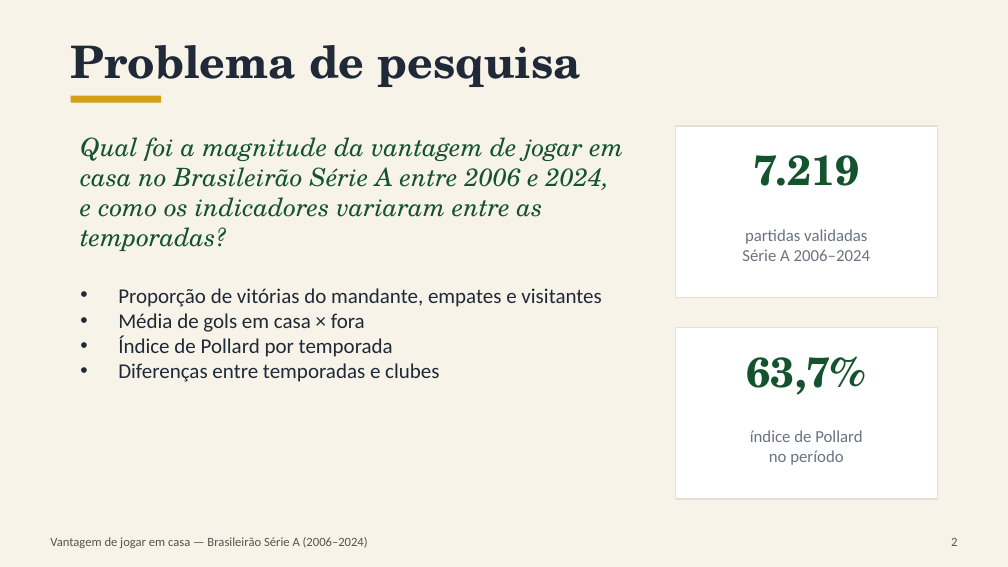
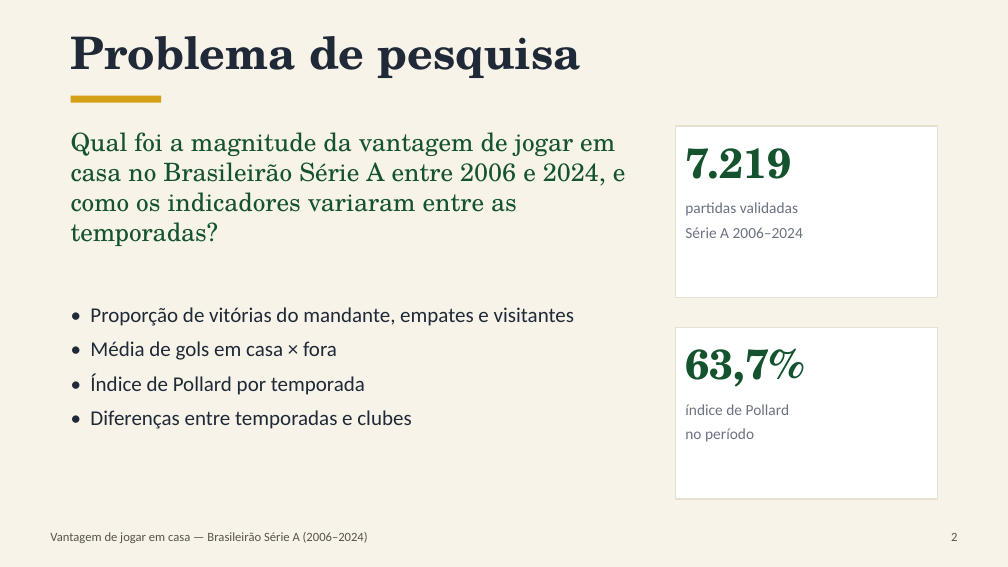
Before and after one commit to EmiyaKiritsugu3/TCC, a slide deck: slide 2 of apresentacao/apresentacao_tcc.pptx. Drawn at 1008x567 pixels with LibreOffice and Linux fonts; fonts in the diff are those of the drawing. Boxes give left, top, right and bottom in pixels: in the first picture for what was removed or moved away, otherwise in the second. Text is boxed around its words. In the diff, an @@ line names an element or a change of style, - is before the commit and + after.

```diff
--- a/apresentacao/apresentacao_tcc.pptx
+++ b/apresentacao/apresentacao_tcc.pptx
@@ text "Qual foi a magnitude da ..." at (71,132,626,246): italic off; more space between paragraphs @@
@@ text "7.219" at (685,148,791,179): alignment centre to left; more space between paragraphs; vertical alignment middle to top @@
@@ text "partidas validadas" at (685,202,803,238): size 12 to 11 pt; alignment centre to left; more space between paragraphs; vertical alignment middle to top @@
@@ text at (90,307,574,429): text changed @@
-• Proporção de vitórias do mandante, empates e visitantes
-• Média de gols em casa × fora
-• Índice de Pollard por temporada
-• Diferenças entre temporadas e clubes
+• Proporção de vitórias do mandante, empates e visitantes
+• Média de gols em casa × fora
+• Índice de Pollard por temporada
+• Diferenças entre temporadas e clubes
@@ text "63,7%" at (685,348,804,387): alignment centre to left; more space between paragraphs; vertical alignment middle to top @@
@@ text "índice de Pollard" at (685,404,790,442): size 12 to 11 pt; alignment centre to left; more space between paragraphs; vertical alignment middle to top @@
@@ more space between paragraphs; vertical alignment middle to top in 3 elements at (71,36,582,78), (50,532,368,543), (951,533,957,541) @@
```
Also in this commit, not shown: 9 other slides changed, 4 slides added, 8 other files.
